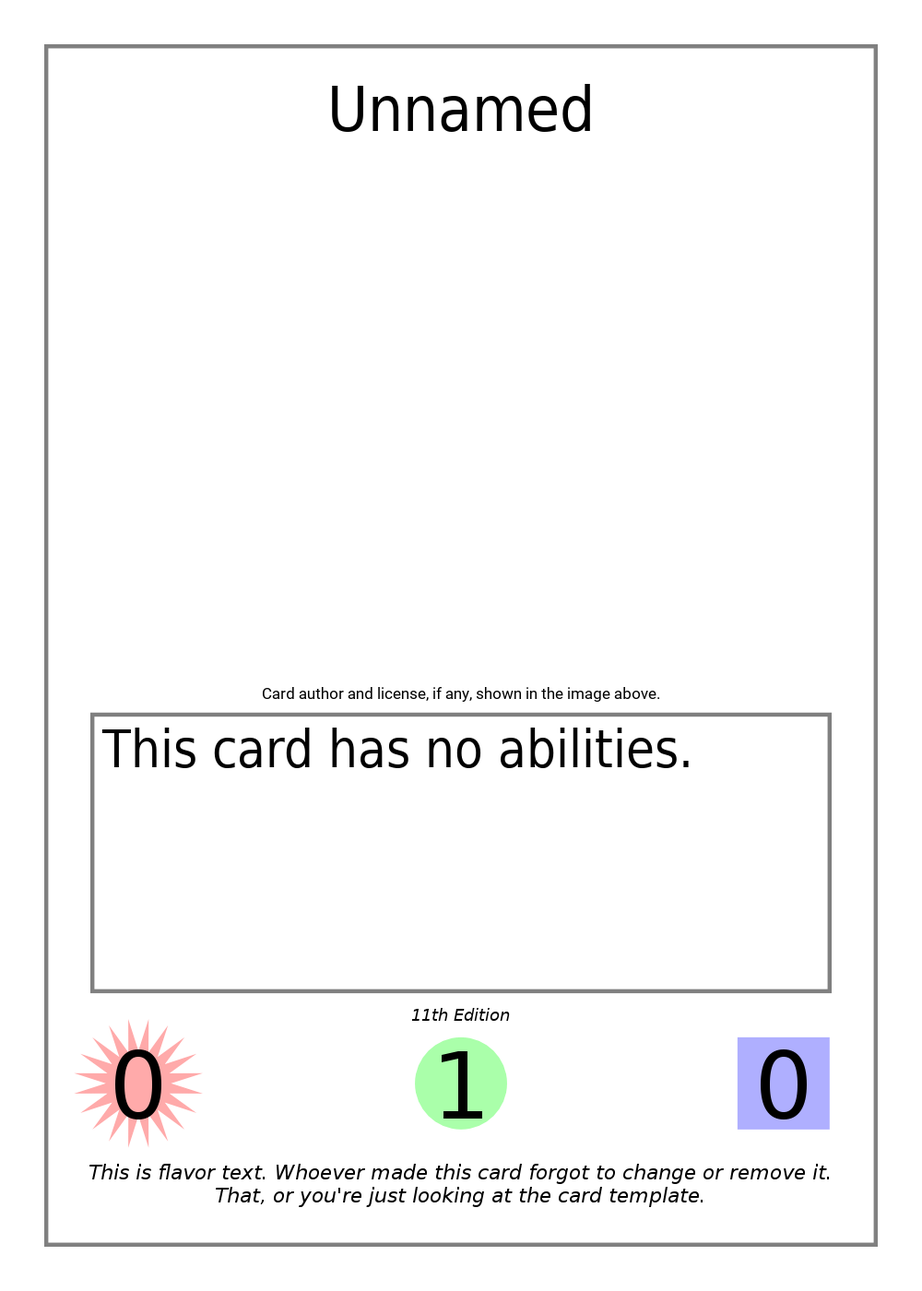
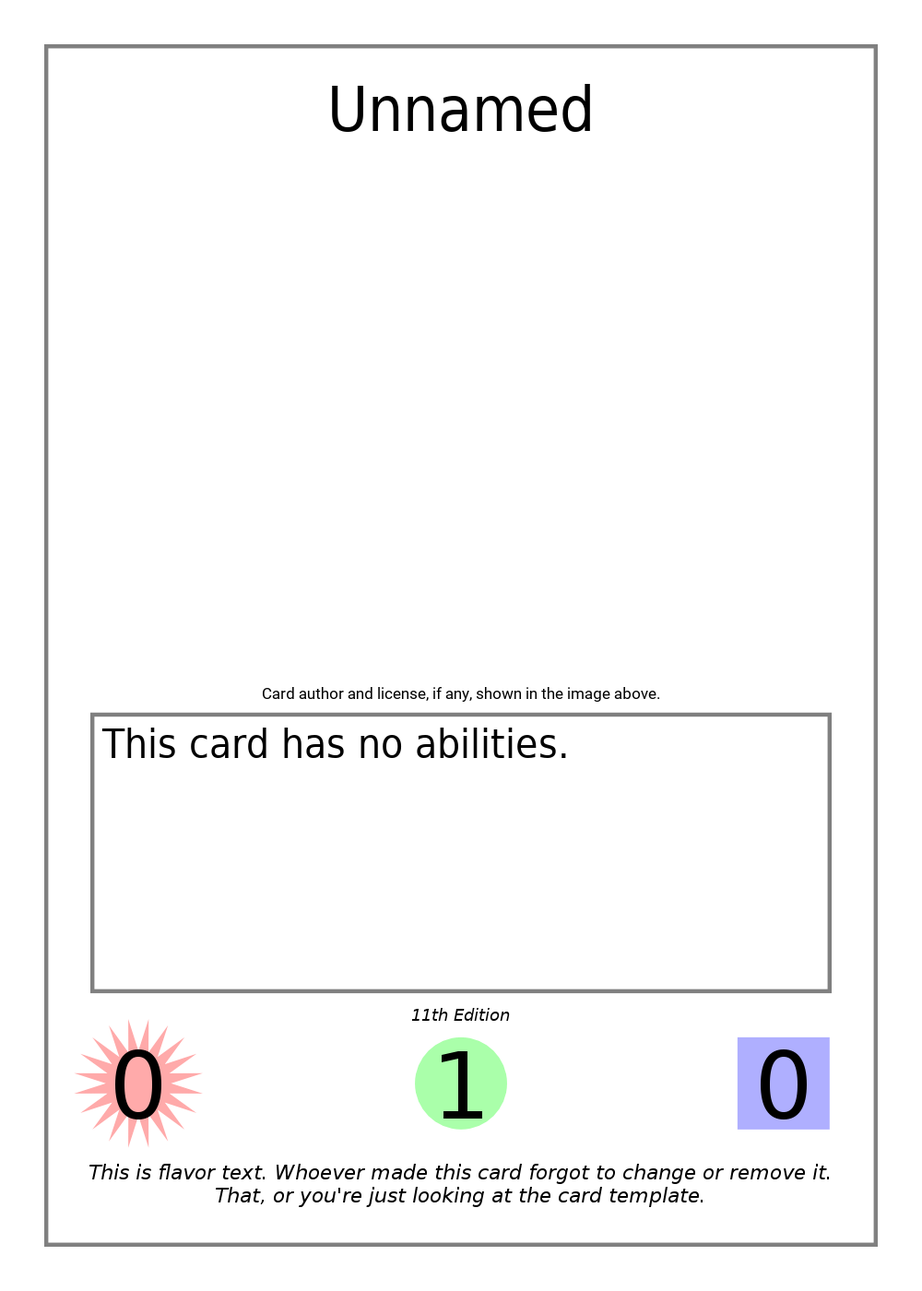
Layer changes from the first (922, 1291) image to the second:
painted on "Effect Text" over (101, 727, 690, 769)
